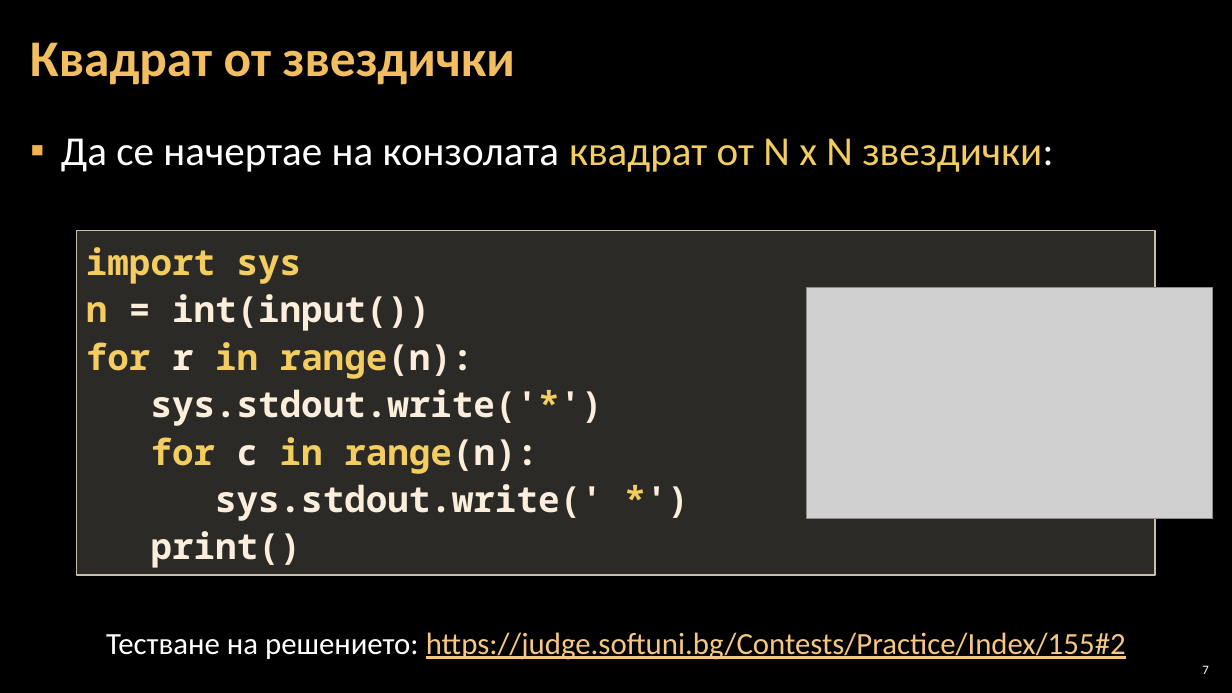
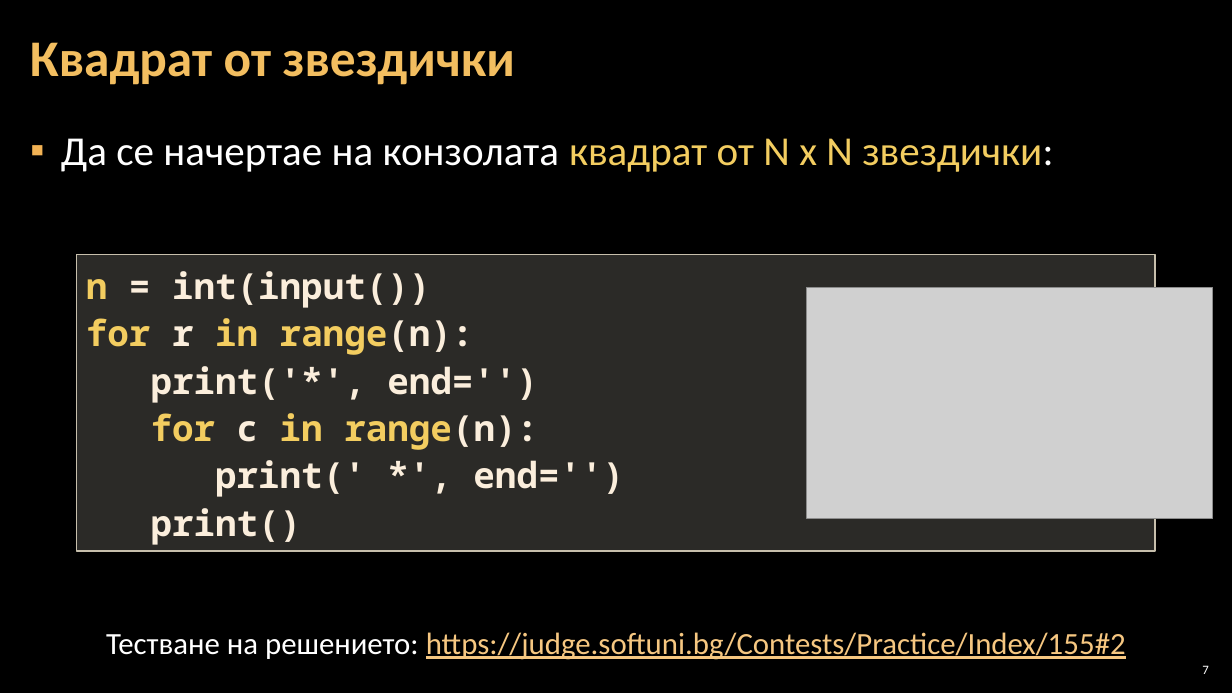
Before and after one commit to Software-University/Python-Basics, a slide deck: slide 7 of Python/6. Drawing-with-Loops/6. Drawing-with-Loops.pptx. Drawn at 1232x693 pixels with LibreOffice and Linux fonts; fonts in the diff are those of the drawing; grey boxes stand for pictures; background and template pictures are left out. Boxes give left, top, right and bottom in pixels: in the first picture for what was removed or moved away, otherwise in the second. Text is boxed around its words. In the diff, an @@ line names an element or a change of style, - is before the commit and + after.

```diff
--- a/Python/6. Drawing-with-Loops/6. Drawing-with-Loops.pptx
+++ b/Python/6. Drawing-with-Loops/6. Drawing-with-Loops.pptx
@@ rectangle "n = int(input())": place and size @@
-rectangle "n = int(input())" at [77,230,1155,575]
+rectangle "n = int(input())" at [77,254,1155,551]
@@ text in rectangle at [86,247,302,284]: paragraph removed @@
-import sys
@@ text in rectangle at [151,366,538,403]: text changed @@
-sys.stdout.write('*')
+print('*', end='')
@@ text in rectangle at [215,460,624,497]: text changed @@
-sys.stdout.write(' *')
+print(' *', end='')
```
Also in this commit, not shown: 11 other slides changed, 12 other files.
